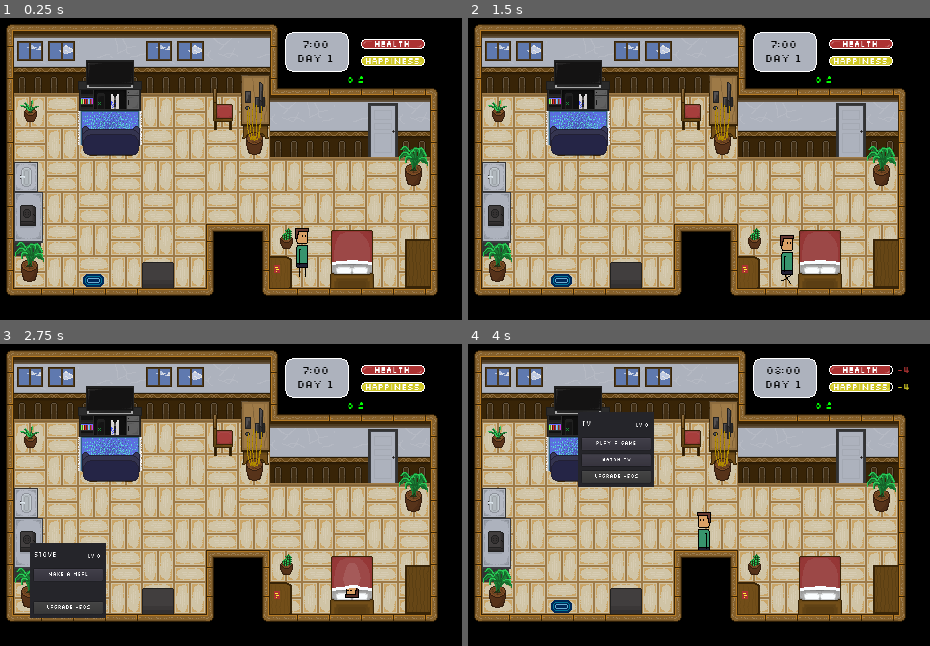
Above: before the commit, frames 1-4 (two rows, left to right).
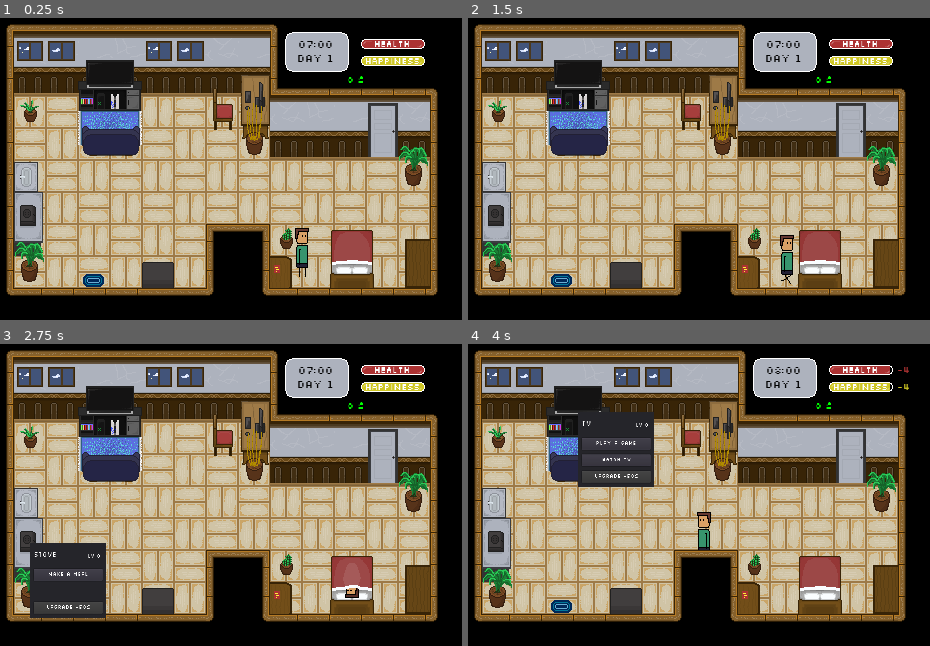
Above: after the commit, the same moments.

Repository: sun-wise-man/work-from-home
Game: Godot game, scene res://scenes/main.tscn
The game is run twice, just before and just after one commit, with the same random seed, the same clock (stepped at 60 frames per second) and the same inputs.
Inputs (mouse positions are in pixels of both pictures, inside the frame that each line leads up to):
- Up to frame 1 (0.25 s): no input
- Up to frame 2 (1.5 s): move the mouse to (819, 259) at 0.52 s; click (819, 259) at 0.67 s; click "Go to sleep" at 1.25 s
- Up to frame 3 (2.75 s): tap Enter at 2 s; move the mouse to (27, 543) at 2.02 s; click (27, 543) at 2.17 s
- Up to frame 4 (4 s): click "Make a meal" at 2.75 s; move the mouse to (578, 413) at 3.52 s; click (578, 413) at 3.67 s

The runs differ from the first frame. In frame 1, 1.0% of the frame differs, in the area x 4-72%, y 7-14%; in frame 2, 1.0%; in frame 3, 1.0%; in frame 4, 0.9%.

Commit message:
Change window animation and starting time

Diff:
--- a/scenes/TimePanel.gd
+++ b/scenes/TimePanel.gd
@@ -1,8 +1,13 @@
 extends TextureRect
 var day_count : = 1
 
+func _ready():
+	show_time(get_parent().get_parent().starting_hour)
 
 func _on_World_hour_pass(time):
+	show_time(time)
+
+func show_time(time):
 	if time < 10:
 		$hour.text = "0" + str(time) + ":00"
 	else:
--- a/scenes/Windows.gd
+++ b/scenes/Windows.gd
@@ -1,14 +1,40 @@
 extends Node2D
 
-var time_count : int = 0
+
+func _ready():
+	change_window(get_parent().get_parent().starting_hour)
 
 func _on_World_hour_pass(time):
-	time_count += 10
-	if time_count - 24 >= 0:
-		time_count -= 24
-		if $WindowAnim.frame == 9:
-			$WindowAnim.frame = 0
-			$WindowAnim2.frame = 0
-		else:
-			$WindowAnim.frame += 1
-			$WindowAnim2.frame += 1
+	change_window(time)
+
+func change_window(time):
+	if time <= 3:
+		$WindowAnim.frame = 0
+		$WindowAnim2.frame = 0
+	elif time <= 6:
+		$WindowAnim.frame = 1
+		$WindowAnim2.frame = 1
+	elif time <= 8:
+		$WindowAnim.frame = 2
+		$WindowAnim2.frame = 2
+	elif time <= 10:
+		$WindowAnim.frame = 3
+		$WindowAnim2.frame = 3
+	elif time <= 12:
+		$WindowAnim.frame = 4
+		$WindowAnim2.frame = 4
+	elif time <= 15:
+		$WindowAnim.frame = 5
+		$WindowAnim2.frame = 5
+	elif time <= 18:
+		$WindowAnim.frame = 6
+		$WindowAnim2.frame = 6
+	elif time <= 20:
+		$WindowAnim.frame = 7
+		$WindowAnim2.frame = 7
+	elif time <= 22:
+		$WindowAnim.frame = 8
+		$WindowAnim2.frame = 8
+	elif time <= 24:
+		$WindowAnim.frame = 9
+		$WindowAnim2.frame = 9
--- a/scenes/main.tscn
+++ b/scenes/main.tscn
@@ -1579,9 +1579,9 @@
 text = "Restart"
 [connection signal="hour_pass" from="." to="." method="_on_World_hour_pass"]
 [connection signal="hour_pass" from="." to="Objects/Windows" method="_on_World_hour_pass"]
+[connection signal="hour_pass" from="." to="GUI/HappinessBar" method="_on_World_hour_pass"]
+[connection signal="hour_pass" from="." to="GUI/HealthBar" method="_on_World_hour_pass"]
 [connection signal="hour_pass" from="." to="GUI/Time" method="_on_World_hour_pass"]
-[connection signal="hour_pass" from="." to="GUI/HealthBar" method="_on_World_hour_pass"]
-[connection signal="hour_pass" from="." to="GUI/HappinessBar" method="_on_World_hour_pass"]
 [connection signal="path_done" from="Player" to="." method="_on_Player_path_done"]
 [connection signal="mouse_entered" from="Objects/Bed/Area2D" to="Objects/Bed" method="_on_Area2D_mouse_entered"]
 [connection signal="mouse_exited" from="Objects/Bed/Area2D" to="Objects/Bed" method="_on_Area2D_mouse_exited"]
Not shown: 1 places in scenes/main.tscn that only renumber resources
